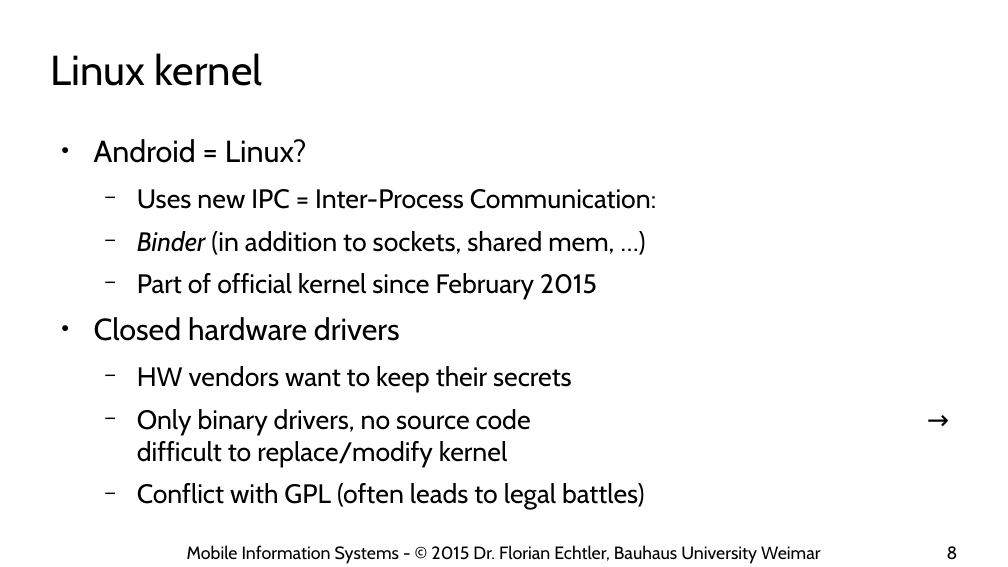
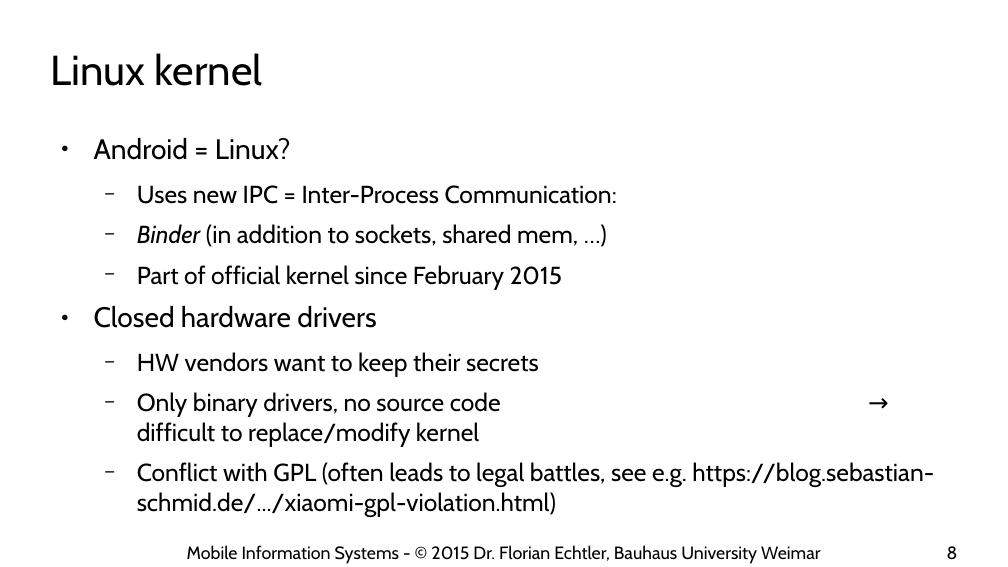
Before and after one commit to floe/mobile-information-systems, a slide deck: slide 8 of 10-android-internals.odp. Drawn at 1008x567 pixels with LibreOffice and Linux fonts; fonts in the diff are those of the drawing; background and template pictures are left out. Boxes give left, top, right and bottom in pixels: in the first picture for what was removed or moved away, otherwise in the second. Text is boxed around its words. In the diff, an @@ line names an element or a change of style, - is before the commit and + after.

```diff
--- a/10-android-internals.odp
+++ b/10-android-internals.odp
@@ text at [94, 138, 617, 447]: size 24 to 22.2 pt in "Android = Linux?", "Closed hardware drivers"; size 21 to 19.4 pt in "Uses new IPC = Inter-Process Communication:", "Binder (in addition to sockets, shared mem, ...", "Part of official kernel since February 2015", "HW vendors want to keep their secrets" and 1 more places @@
@@ text at [137, 462, 934, 517]: text changed; size 21 to 19.4 pt @@
-  − Conflict with GPL (often leads to legal battles)
+  − Conflict with GPL (often leads to legal battles, see e.g. https://blog.sebastian-schmid.de/.../xiaomi-gpl-violation.html)
```
Also in this commit, not shown: 5 other slides changed, 2 other files.
